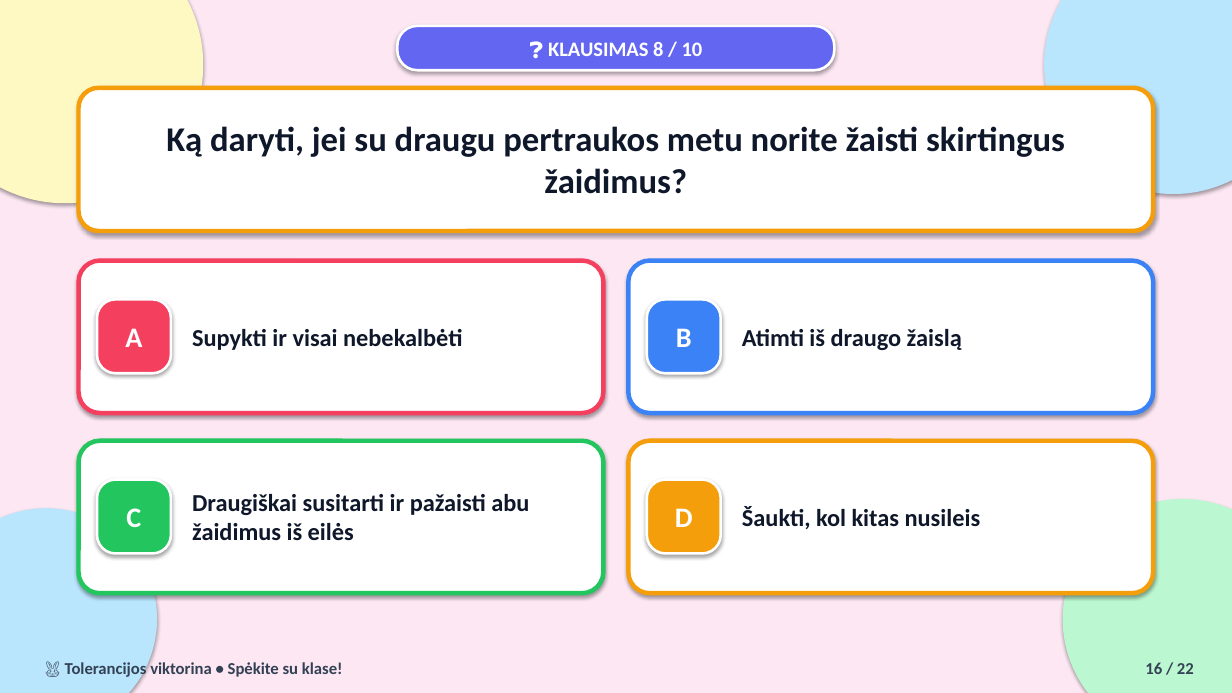
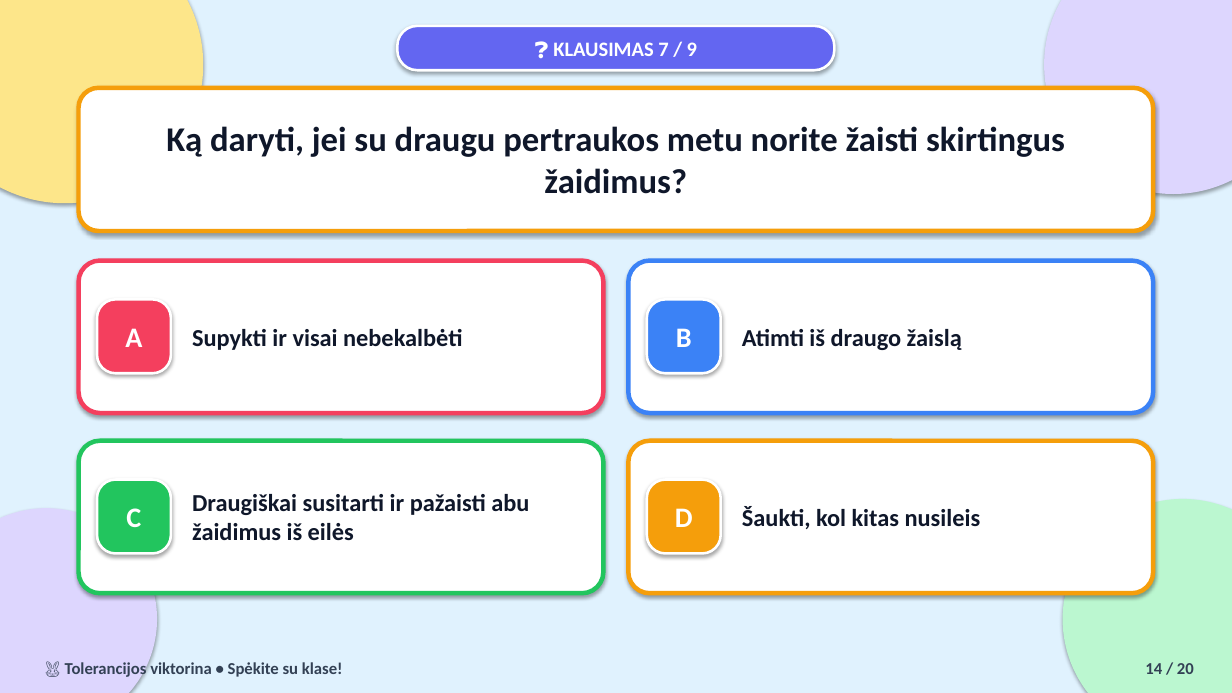
Before and after one commit to Artiomkalinin/tolerancijos-diena, a slide deck: slide 14 of Tolerancijos_viktorina.pptx (slide 16 before the commit). Drawn at 1232x693 pixels with LibreOffice and Linux fonts; fonts in the diff are those of the drawing. Boxes give left, top, right and bottom in pixels: in the first picture for what was removed or moved away, otherwise in the second. Text is boxed around its words. In the diff, an @@ line names an element or a change of style, - is before the commit and + after.

Commit message:
Pasalintas klausimas apie Kiskio obuolius, palikti 9 klausimai

```diff
--- a/Tolerancijos_viktorina.pptx
+++ b/Tolerancijos_viktorina.pptx
@@ background #FCE7F3 to #E0F2FE @@
@@ ellipse at (0,0,203,203): fill #FEF9C3 to #FDE68A @@
@@ ellipse at (1044,0,1232,194): fill #BAE6FD to #DDD6FE @@
@@ text at (553,42,697,56): text changed @@
-❓ KLAUSIMAS 8 / 10
+❓ KLAUSIMAS 7 / 9
@@ ellipse at (0,508,157,693): fill #BAE6FD to #DDD6FE @@
@@ text at (1145,663,1194,674): text changed @@
-16 / 22
+14 / 20
```
Also in this commit, not shown: 19 other slides changed, 2 slides removed, 3 other files.
